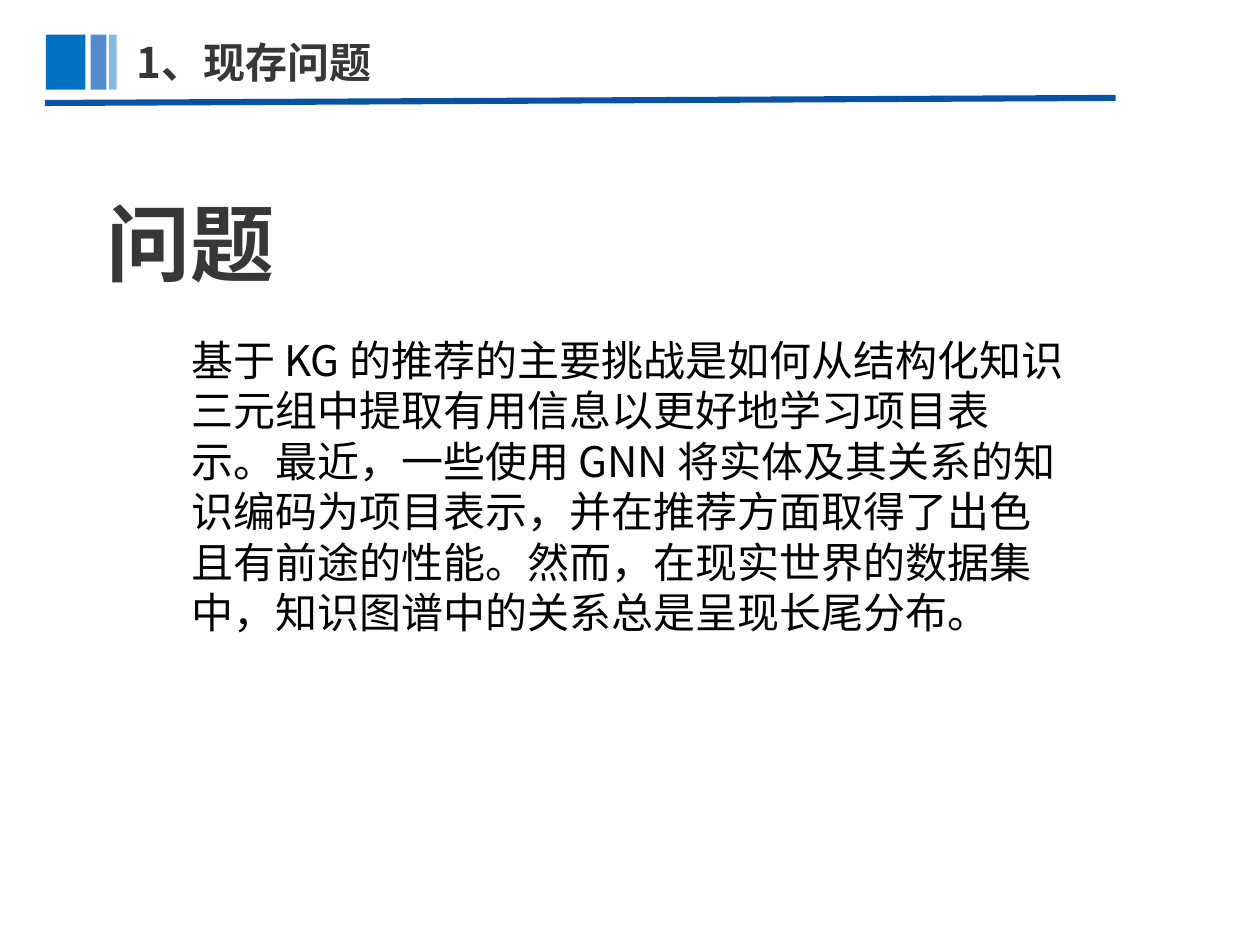
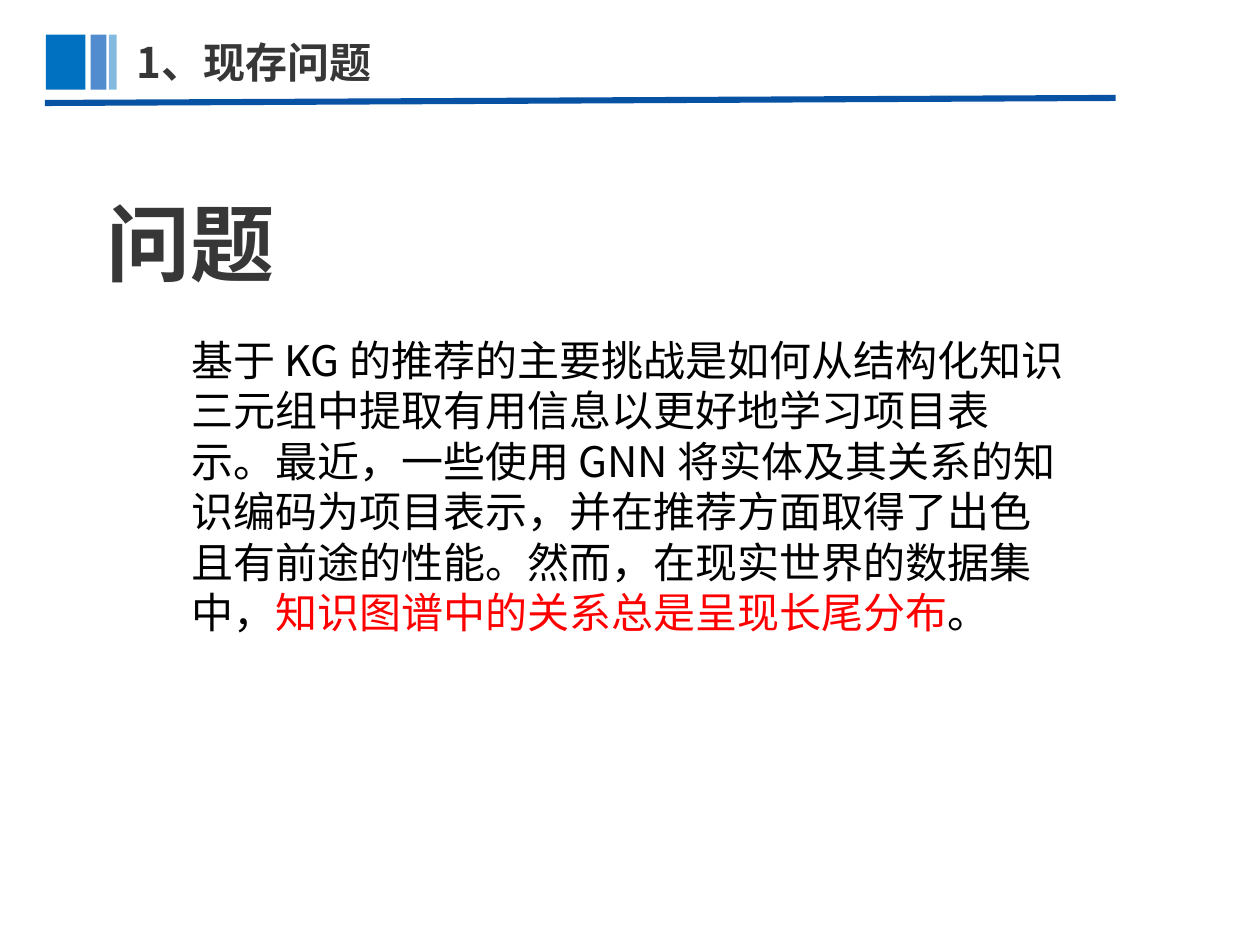
Before and after one commit to AzureSX/Paper, a slide deck: slide 3 of Knowledge Graph For Recommendation/VRKG4Rec/VRKG4Rec.pptx. Drawn at 1260x945 pixels with LibreOffice and Linux fonts; fonts in the diff are those of the drawing. Boxes give left, top, right and bottom in pixels: in the first picture for what was removed or moved away, otherwise in the second. Text is boxed around its words. In the diff, an @@ line names an element or a change of style, - is before the commit and + after.

```diff
--- a/Knowledge Graph For Recommendation/VRKG4Rec/VRKG4Rec.pptx
+++ b/Knowledge Graph For Recommendation/VRKG4Rec/VRKG4Rec.pptx
@@ text "基于 KG 的推荐的主要挑战是如何从结构化知识三元组中提取有用信息以更好地学习项目表示。最近，一些使用 GNN 将实体及 ..." at bbox=[191, 340, 1063, 633]: text colour #000000 to #FF0000 in "将实体及其关系的知识编码为项目表示，并在推荐方面取得了出色且有前途的性能。然而，在现实世界的数据集中，知识图谱中的关系总 ..." @@
```
Also in this commit, not shown: 5 other slides changed, 2 other files.
